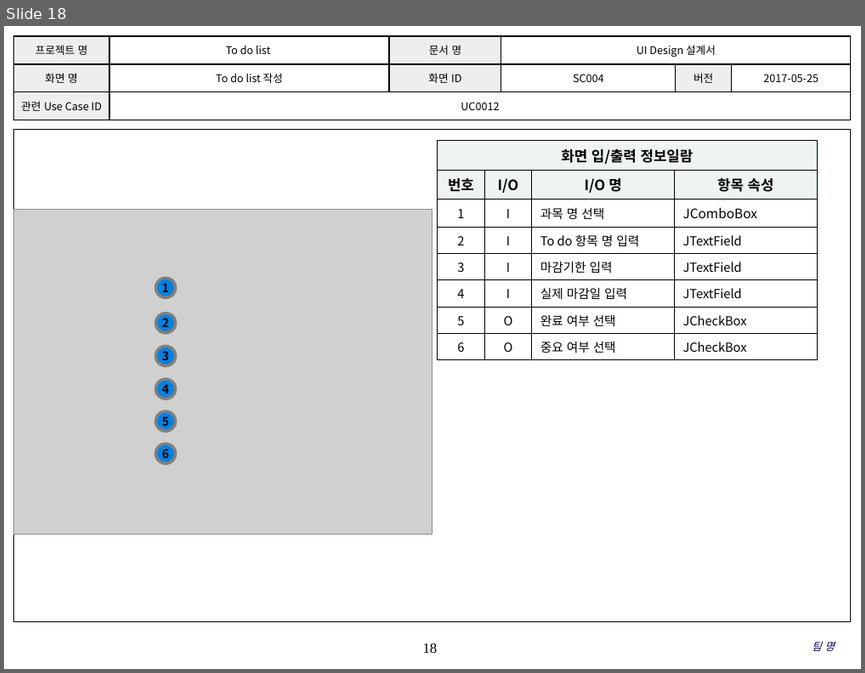
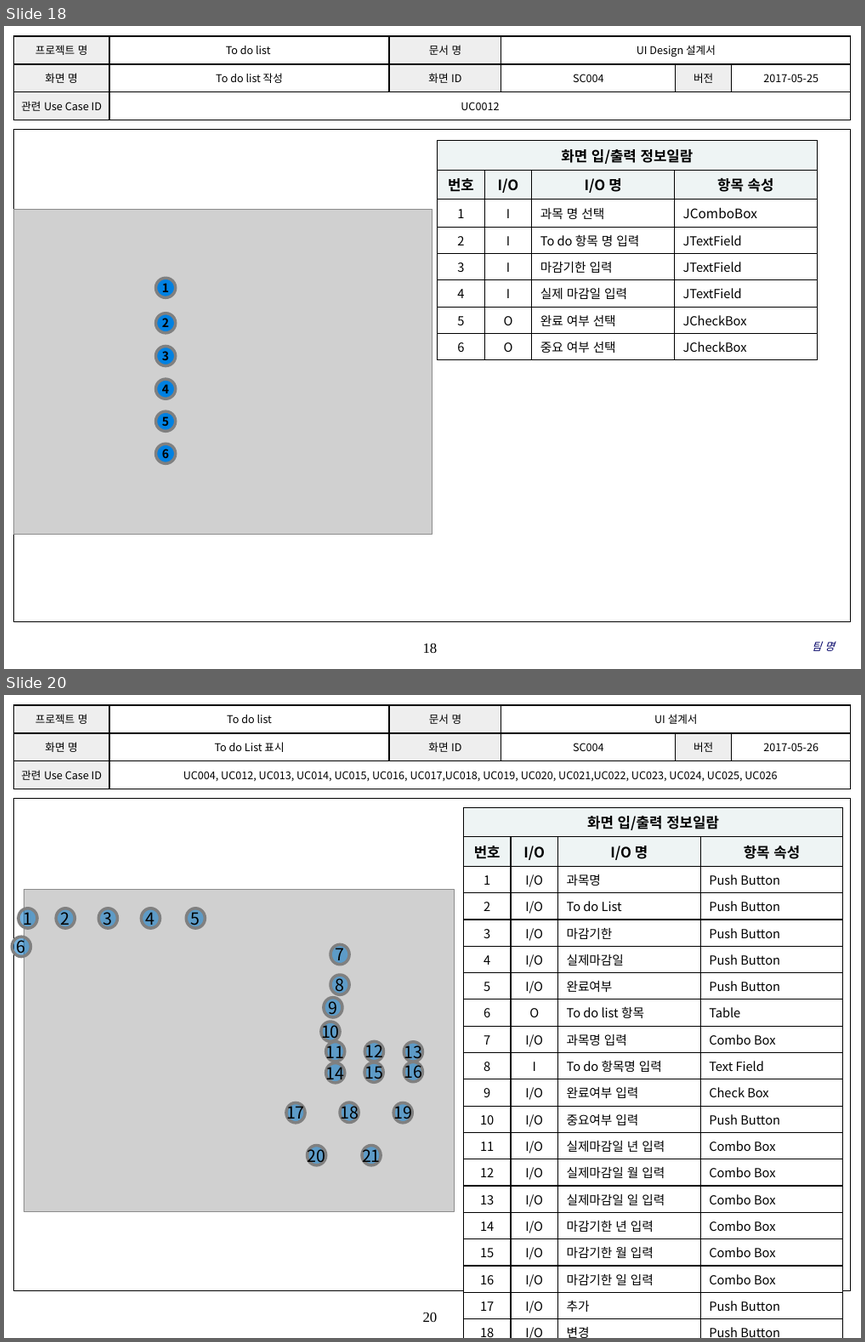
Before and after one commit to SE-admin/SE2017_6_blossom, a slide deck: doc/3_ 설계서/UI Design_6_blossom.pptx. Shown one above the other, each under a label of ours: slide 18 before the commit, slides 18 and 20 after it; the slides between them are not shown. The pictures are 865x673 and 865x1342 pixels, drawn with LibreOffice and Linux fonts; fonts in the diff are those of the drawing; grey boxes stand for pictures; background and template pictures are left out. Boxes give left, top, right and bottom in pixels: in the first picture for what was removed or moved away, otherwise in the second. Text is boxed around its words. In the diff, an @@ line names an element or a change of style, - is before the commit and + after.

Commit message:
2017-05-06	Ver 1.1.5	To do list 표시, 나의과목확인	박다빈

```diff
--- a/doc/3_ 설계서/UI Design_6_blossom.pptx
+++ b/doc/3_ 설계서/UI Design_6_blossom.pptx
@@ slide 20 added at (4,695,861,1338), background #FFFFFF; not listed: 2 template elements that a slide beside it also shows @@
@@ table added at (13,705,850,789), 3 rows, 6 columns @@
+프로젝트 명 | To do list | 문서 명 | UI 설계서 |  | 
+화면 명 | To do List 표시 | 화면 ID | SC004 | 버전 | 2017-05-26
+관련 Use Case ID | UC004, UC012, UC013, UC014, UC015, UC016, UC017,UC018, UC019, UC020, UC021,UC022, UC023, UC024, UC025, UC026 |  |  |  | 
@@ table added at (463,807,842,1338), 20 rows, 4 columns @@
+화면 입/출력 정보일람 |  |  | 
+번호 | I/O | I/O 명 | 항목 속성
+1 | I/O | 과목명 | Push Button
+2 | I/O | To do List | Push Button
+3 | I/O | 마감기한 | Push Button
+4 | I/O | 실제마감일 | Push Button
+5 | I/O | 완료여부 | Push Button
+6 | O | To do list 항목 | Table
+7 | I/O | 과목명 입력 | Combo Box
+8 | I | To do 항목명 입력 | Text Field
+9 | I/O | 완료여부 입력 | Check Box
+10 | I/O | 중요여부 입력 | Push Button
+11 | I/O | 실제마감일 년 입력 | Combo Box
+12 | I/O | 실제마감일 월 입력 | Combo Box
+13 | I/O | 실제마감일 일 입력 | Combo Box
+14 | I/O | 마감기한 년 입력 | Combo Box
+15 | I/O | 마감기한 월 입력 | Combo Box
+16 | I/O | 마감기한 일 입력 | Combo Box
+17 | I/O | 추가 | Push Button
+18 | I/O | 변경 | Push Button
@@ picture added at (24,890,454,1212) @@
@@ ellipse added at (18,908,37,928), fill #0070C0 at 55% opacity, outline #808080 2.5 pt, 14 pt, text #000000 @@
+1
@@ ellipse added at (56,908,75,928), fill #0070C0 at 55% opacity, outline #808080 2.5 pt, 14 pt, text #000000 @@
+2
@@ ellipse added at (98,908,117,928), fill #0070C0 at 55% opacity, outline #808080 2.5 pt, 14 pt, text #000000 @@
+3
@@ ellipse added at (141,908,160,928), fill #0070C0 at 55% opacity, outline #808080 2.5 pt, 14 pt, text #000000 @@
+4
@@ ellipse added at (187,908,205,928), fill #0070C0 at 55% opacity, outline #808080 2.5 pt, 14 pt, text #000000 @@
+5
@@ ellipse added at (12,936,30,956), fill #0070C0 at 55% opacity, outline #808080 2.5 pt, 14 pt, text #000000 @@
+6
@@ ellipse added at (330,944,349,964), fill #0070C0 at 55% opacity, outline #808080 2.5 pt, 14 pt, text #000000 @@
+7
@@ ellipse added at (330,975,349,994), fill #0070C0 at 55% opacity, outline #808080 2.5 pt, 14 pt, text #000000 @@
+8
@@ ellipse added at (324,998,342,1017), fill #0070C0 at 55% opacity, outline #808080 2.5 pt, 14 pt, text #000000 @@
+9
@@ ellipse added at (321,1021,340,1041), fill #0070C0 at 55% opacity, outline #808080 2.5 pt, 14 pt, text #000000 @@
+10
@@ ellipse added at (326,1041,345,1061), fill #0070C0 at 55% opacity, outline #808080 2.5 pt, 14 pt, text #000000 @@
+11
@@ ellipse added at (364,1041,384,1061), fill #0070C0 at 55% opacity, outline #808080 2.5 pt, 14 pt, text #000000 @@
+12
@@ ellipse added at (404,1042,423,1061), fill #0070C0 at 55% opacity, outline #808080 2.5 pt, 14 pt, text #000000 @@
+13
@@ ellipse added at (326,1062,345,1083), fill #0070C0 at 55% opacity, outline #808080 2.5 pt, 14 pt, text #000000 @@
+14
@@ ellipse added at (364,1062,384,1083), fill #0070C0 at 55% opacity, outline #808080 2.5 pt, 14 pt, text #000000 @@
+15
@@ ellipse added at (404,1061,423,1082), fill #0070C0 at 55% opacity, outline #808080 2.5 pt, 14 pt, text #000000 @@
+16
@@ ellipse added at (340,1102,358,1122), fill #0070C0 at 55% opacity, outline #808080 2.5 pt, 14 pt, text #000000 @@
+18
@@ ellipse added at (286,1103,305,1123), fill #0070C0 at 55% opacity, outline #808080 2.5 pt, 14 pt, text #000000 @@
+17
@@ ellipse added at (394,1103,413,1123), fill #0070C0 at 55% opacity, outline #808080 2.5 pt, 14 pt, text #000000 @@
+19
@@ ellipse added at (307,1145,326,1164), fill #0070C0 at 55% opacity, outline #808080 2.5 pt, 14 pt, text #000000 @@
+20
@@ ellipse added at (362,1145,381,1164), fill #0070C0 at 55% opacity, outline #808080 2.5 pt, 14 pt, text #000000 @@
+21
@@ text added at (812,1318,834,1319), 9 pt, text #000066, italic @@
+팀 명
```
Also in this commit, not shown: 1 slide changed, 4 other slides added.
